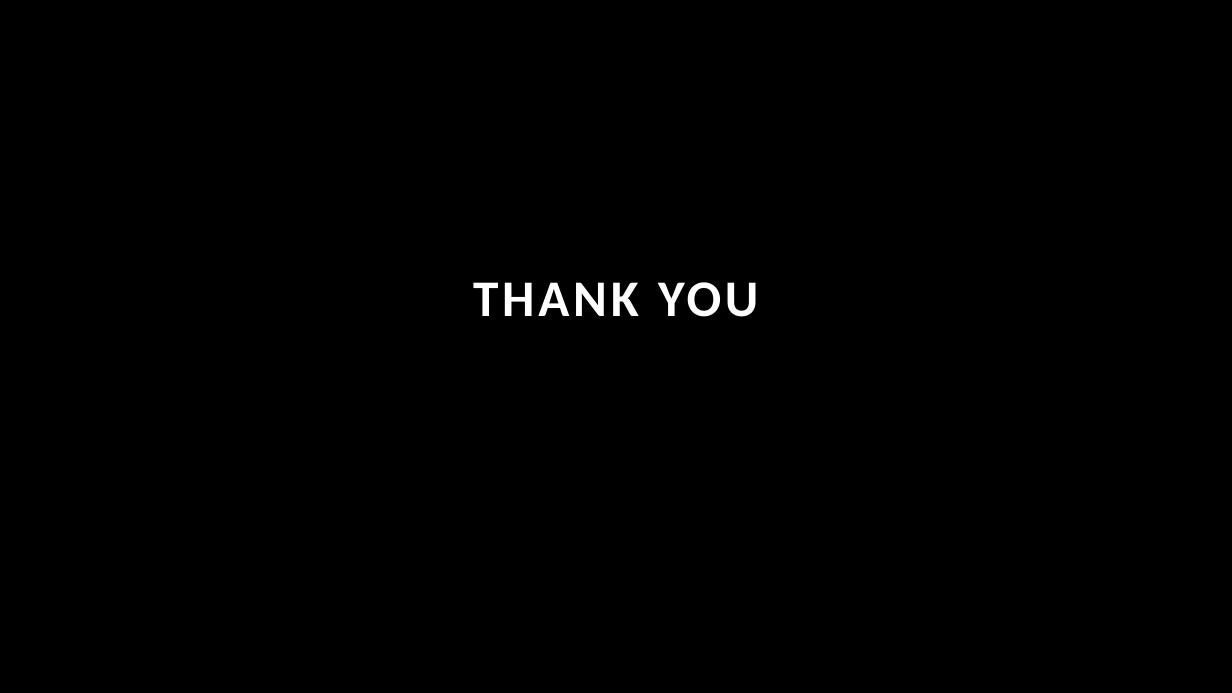
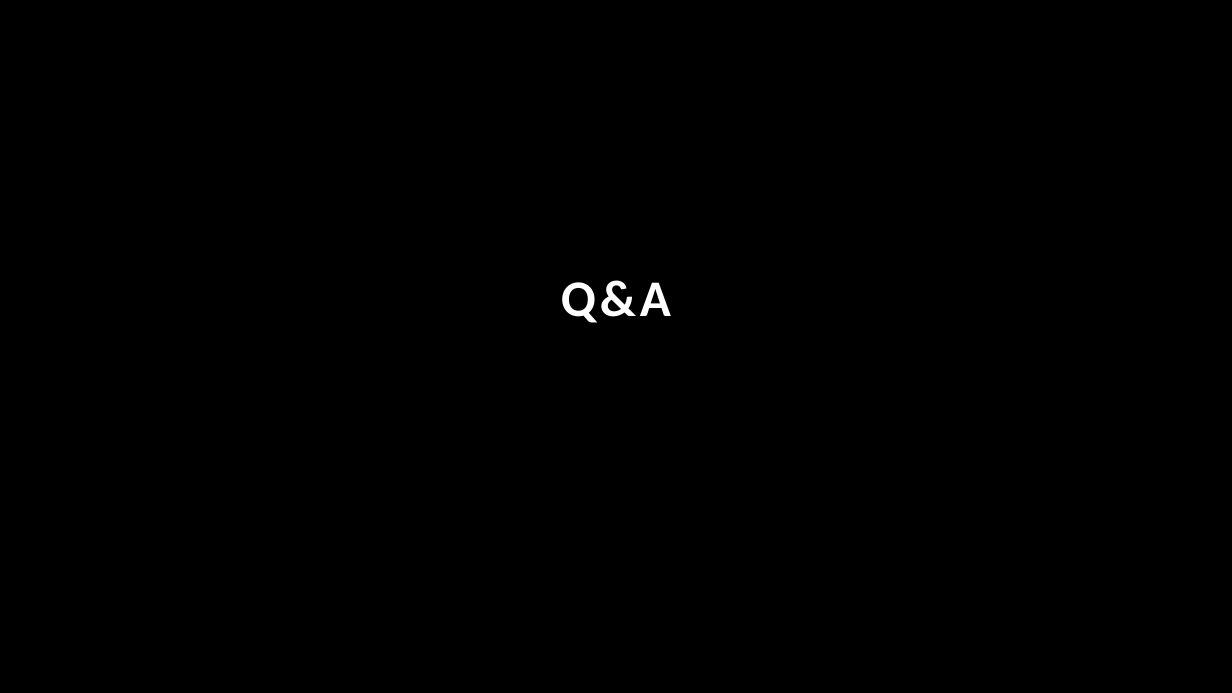
Before and after one commit to davism02/Data-Analyst-Project-3, a slide deck: slide 13 of Data Analyst Job Search Website -Project 3 - Presentation.pptx. Drawn at 1232x693 pixels with LibreOffice and Linux fonts; fonts in the diff are those of the drawing; background and template pictures are left out. Boxes give left, top, right and bottom in pixels: in the first picture for what was removed or moved away, otherwise in the second. Text is boxed around its words. In the diff, an @@ line names an element or a change of style, - is before the commit and + after.

Commit message:
update ppt

```diff
--- a/Data Analyst Job Search Website -Project 3 - Presentation.pptx
+++ b/Data Analyst Job Search Website -Project 3 - Presentation.pptx
@@ title at (561, 280, 671, 323): text changed @@
-THANK YOU
+Q&A
```
Also in this commit, not shown: 1 other slide changed, 1 other file.
